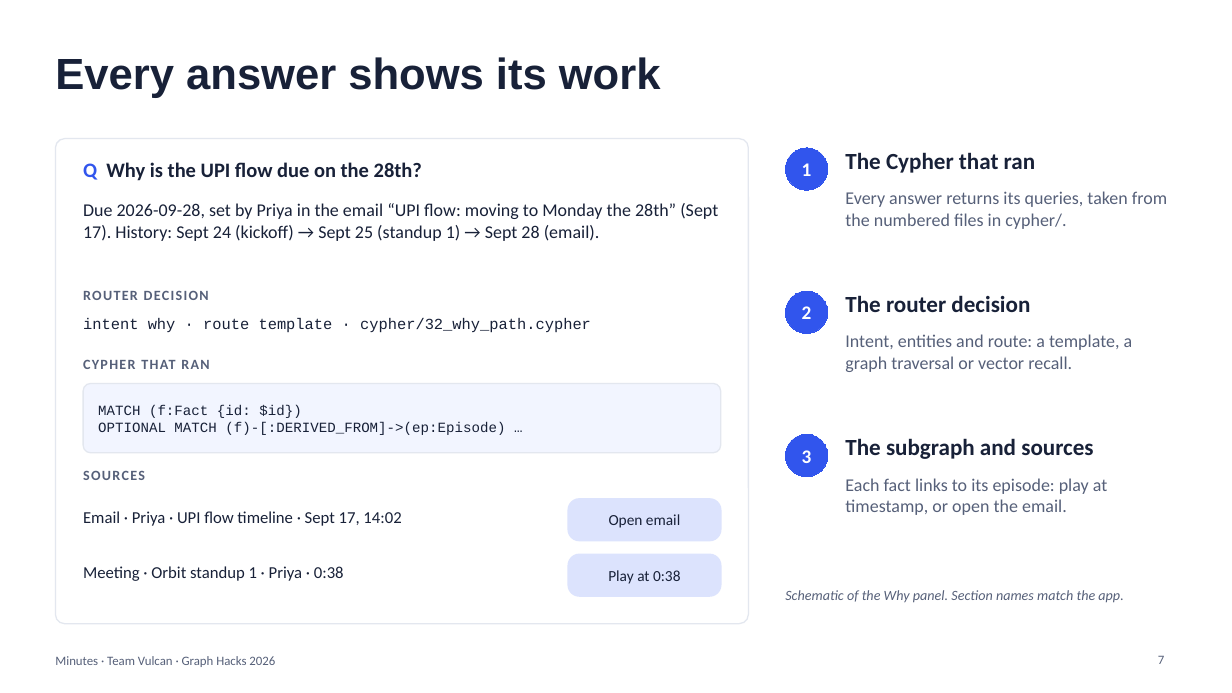
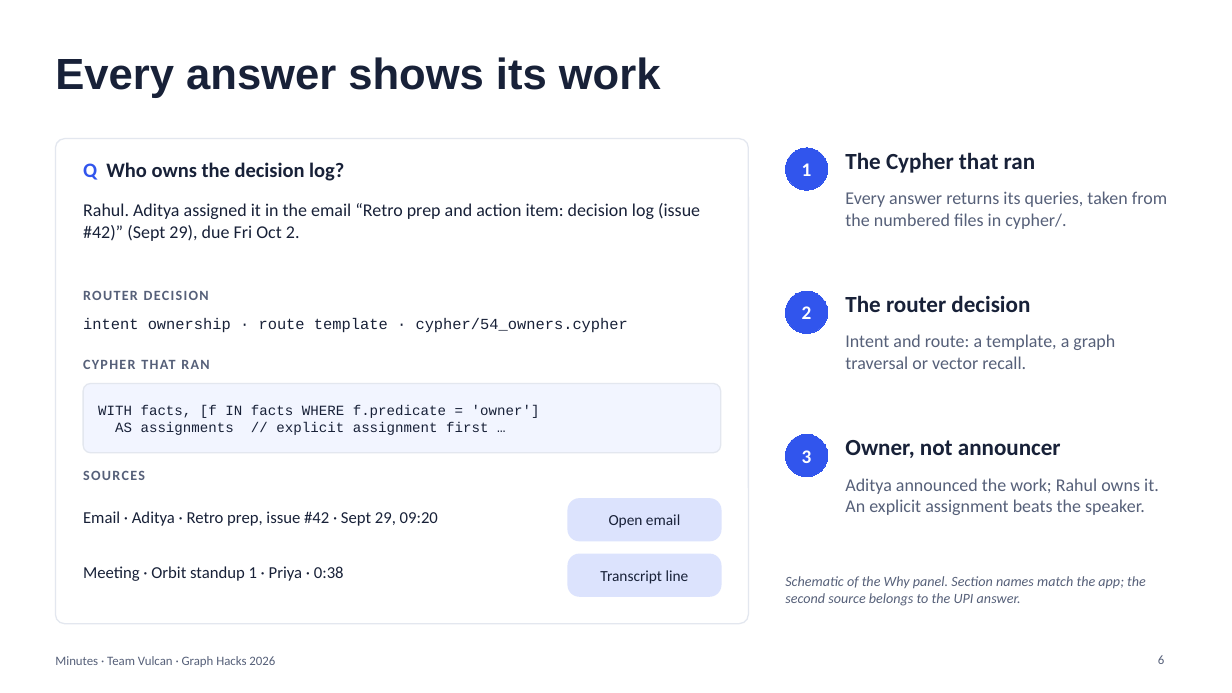
Before and after one commit to PDGamerSG/minutes-falkordb, a slide deck: slide 6 of docs/pitch/minutes-pitch.pptx (slide 7 before the commit). Drawn at 1232x693 pixels with LibreOffice and Linux fonts; fonts in the diff are those of the drawing. Boxes give left, top, right and bottom in pixels: in the first picture for what was removed or moved away, otherwise in the second. Text is boxed around its words. In the diff, an @@ line names an element or a change of style, - is before the commit and + after.

```diff
--- a/docs/pitch/minutes-pitch.pptx
+++ b/docs/pitch/minutes-pitch.pptx
@@ text at (83, 162, 344, 181): text changed @@
-Q Why is the UPI flow due on the 28th?
+Q Who owns the decision log?
@@ text at (83, 203, 700, 241): text changed @@
-Due 2026-09-28, set by Priya in the email “UPI flow: moving to Monday the 28th” (Sept 17). History: Sept 24 (kickoff) → Sept 25 (standup 1) → Sept 28 (email).
+Rahul. Aditya assigned it in the email “Retro prep and action item: decision log (issue #42)” (Sept 29), due Fri Oct 2.
@@ text at (83, 318, 628, 333): text changed @@
-intent why · route template · cypher/32_why_path.cypher
+intent ownership · route template · cypher/54_owners.cypher
@@ text at (845, 334, 1115, 369): text changed @@
-Intent, entities and route: a template, a graph traversal or vector recall.
+Intent and route: a template, a graph traversal or vector recall.
@@ text in rounded rectangle at (98, 404, 540, 435): text changed @@
-MATCH (f:Fact {id: $id})
-OPTIONAL MATCH (f)-[:DERIVED_FROM]->(ep:Episode) …
+WITH facts, [f IN facts WHERE f.predicate = 'owner']
+AS assignments // explicit assignment first …
@@ text at (845, 440, 1061, 458): text changed @@
-The subgraph and sources
+Owner, not announcer
@@ text at (845, 478, 1159, 515): text changed @@
-Each fact links to its episode: play at timestamp, or open the email.
+Aditya announced the work; Rahul owns it. An explicit assignment beats the speaker.
@@ text at (83, 511, 438, 526): text changed @@
-Email · Priya · UPI flow timeline · Sept 17, 14:02
+Email · Aditya · Retro prep, issue #42 · Sept 29, 09:20
@@ text in rounded rectangle at (600, 570, 689, 584): text changed @@
-Play at 0:38
+Transcript line
@@ text at (785, 576, 1146, 606): text changed @@
-Schematic of the Why panel. Section names match the app.
+Schematic of the Why panel. Section names match the app; the second source belongs to the UPI answer.
@@ page number at (1158, 655, 1164, 664): text changed @@
-7
+6
```
Also in this commit, not shown: 6 other slides changed, 4 slides added, 4 slides removed, 3 other files.
